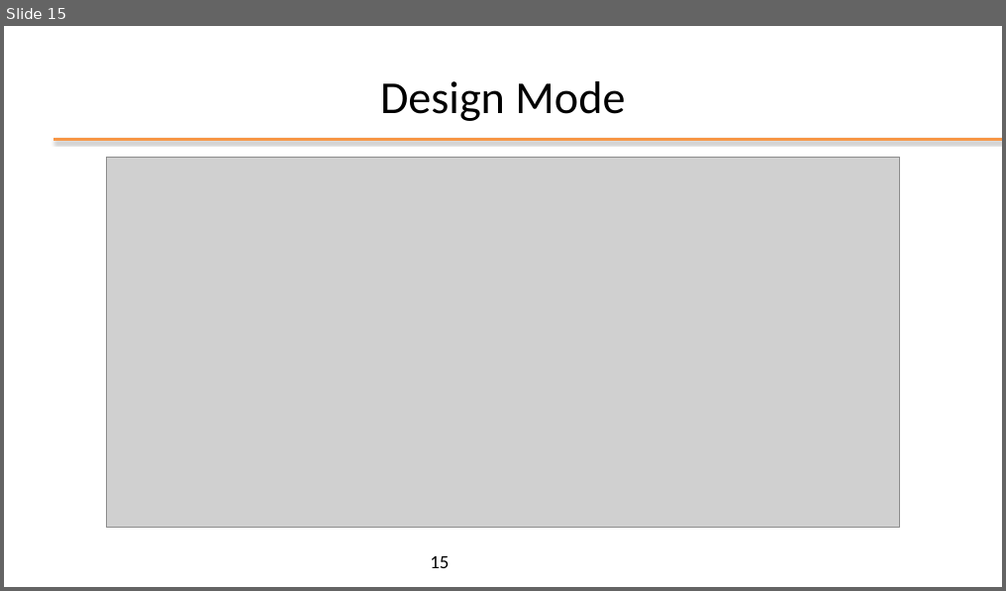
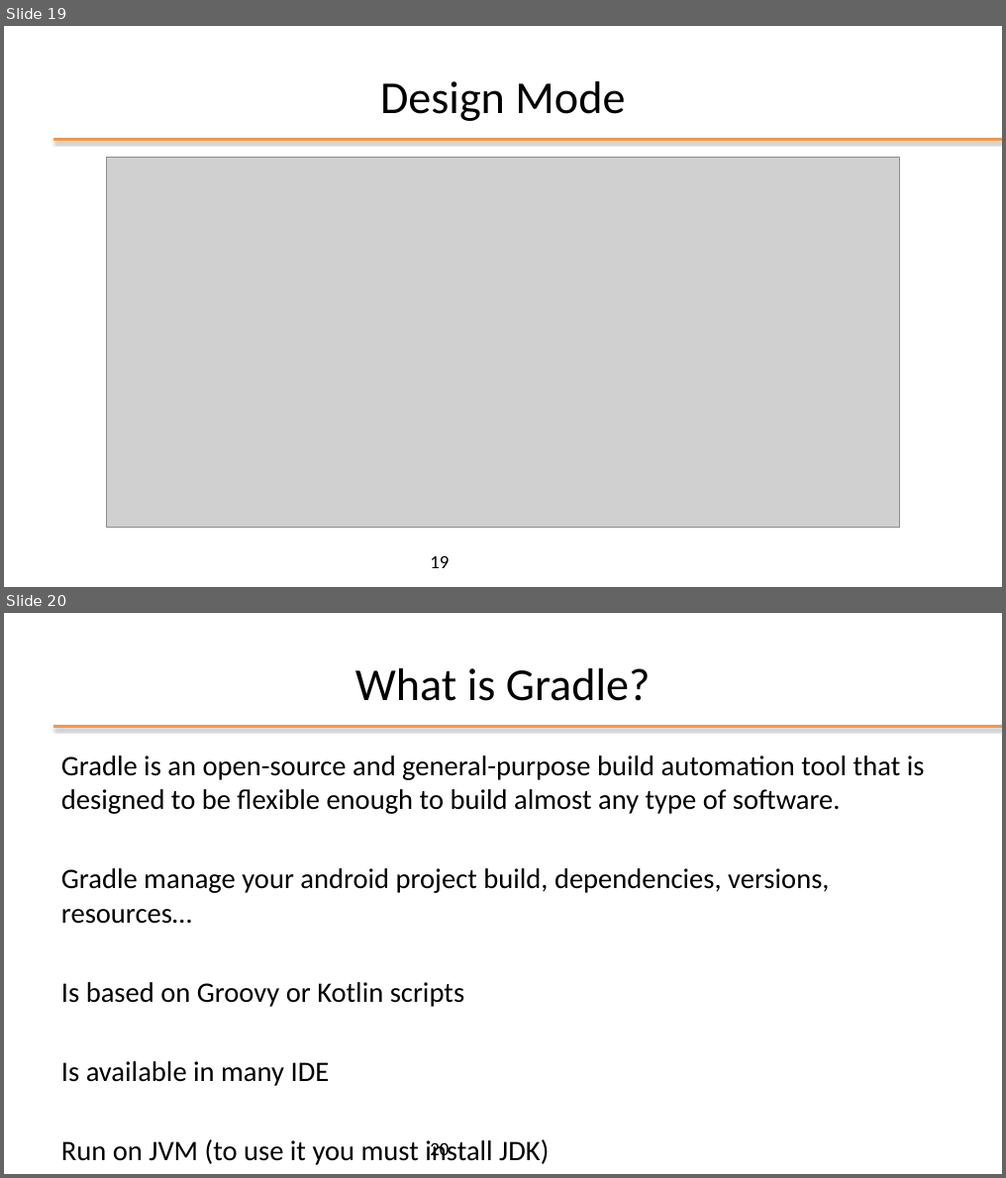
Before and after one commit to kevinmala00/ATTIVITA-PROGETTUALE, a slide deck: slides/02 - Android Studio.pptx. Shown one above the other, each under a label of ours: slide 15 before the commit, slides 19 and 20 after it. The pictures are 1006x591 and 1006x1178 pixels, drawn with LibreOffice and Linux fonts; fonts in the diff are those of the drawing; grey boxes stand for pictures; background and template pictures are left out. Boxes give left, top, right and bottom in pixels: in the first picture for what was removed or moved away, otherwise in the second. Text is boxed around its words. In the diff, an @@ line names an element or a change of style, - is before the commit and + after.

Commit message:
module 2 -> COMPLETED (add What is Gradle, reformat AVD manager)

```diff
--- a/slides/02 - Android Studio.pptx
+++ b/slides/02 - Android Studio.pptx
@@ slide 20 added at [4, 613, 1002, 1174], background #FFFFFF; not listed: 1 template element that a slide beside it also shows @@
@@ title added at [355, 668, 650, 701], 44 pt, text #000000 @@
+What is Gradle?
@@ text added at [61, 756, 925, 1165], 27.2 pt, text #000000 @@
+Gradle is an open-source and general-purpose build automation tool that is designed to be flexible enough to build almost any type of software.
+Gradle manage your android project build, dependencies, versions, resources…
+Is based on Groovy or Kotlin scripts
+Is available in many IDE
+Run on JVM (to use it you must install JDK)
@@ page number added at [430, 1143, 449, 1160], 18 pt, text #000000 @@
+20
@@ what was slide 15 is now slide 19 @@
@@ page number at [430, 556, 449, 569]: text changed @@
-15
+19
```
Also in this commit, not shown: 1 slide changed, 4 other slides added.
